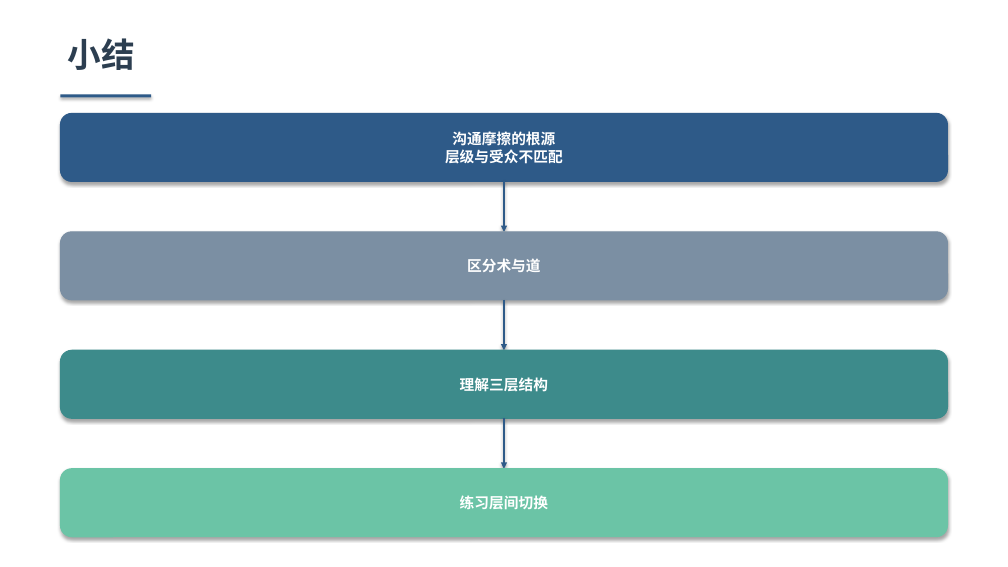
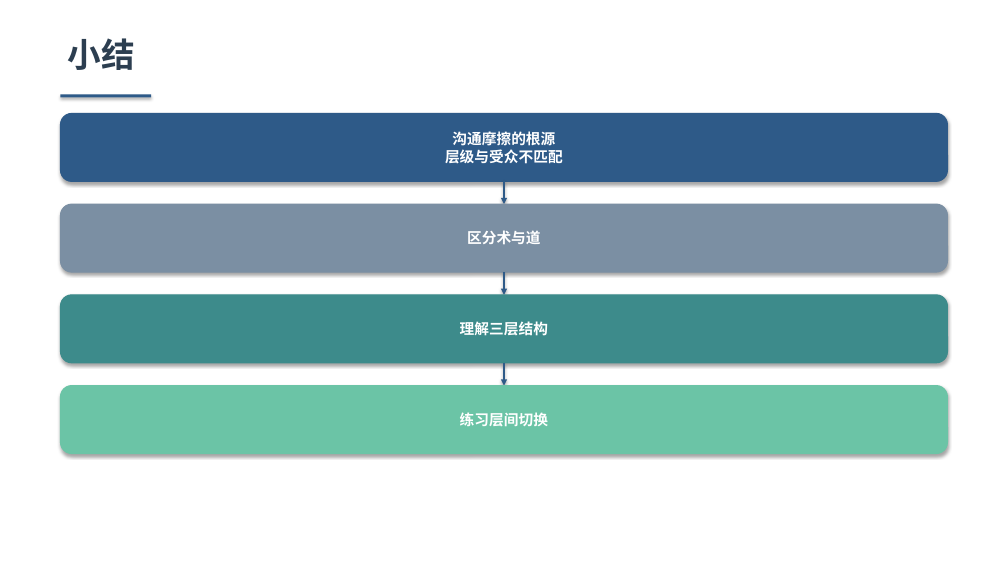
Before and after one commit to Lincyaw/paperops, a slide deck: slide 19 of examples/communication_friction/communication_friction.pptx. Drawn at 1008x567 pixels with LibreOffice and Linux fonts; fonts in the diff are those of the drawing. Boxes give left, top, right and bottom in pixels: in the first picture for what was removed or moved away, otherwise in the second. Text is boxed around its words. In the diff, an @@ line names an element or a change of style, - is before the commit and + after.

```diff
--- a/examples/communication_friction/communication_friction.pptx
+++ b/examples/communication_friction/communication_friction.pptx
@@ rounded rectangle "区分术与道" moved from (x1=60, y1=232, x2=948, y2=300) to (x1=60, y1=204, x2=948, y2=272) @@
@@ arrow moved from (504, 181) - (504, 232) to (504, 181) - (504, 204) @@
@@ rounded rectangle "理解三层结构" moved from (x1=60, y1=350, x2=948, y2=418) to (x1=60, y1=295, x2=948, y2=363) @@
@@ arrow moved from (504, 300) - (504, 350) to (504, 272) - (504, 295) @@
@@ rounded rectangle "练习层间切换" moved from (x1=60, y1=469, x2=948, y2=537) to (x1=60, y1=386, x2=948, y2=454) @@
@@ arrow moved from (504, 418) - (504, 469) to (504, 363) - (504, 386) @@
```
Also in this commit, not shown: 14 other slides changed, 27 other files.
